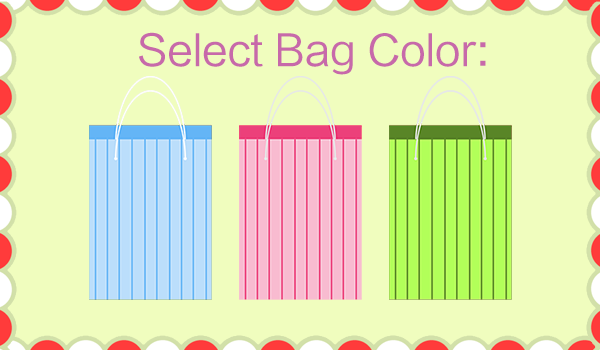
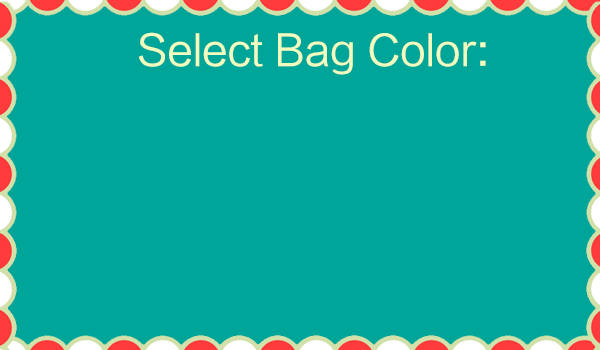
The second w=600, h=350 image is a revision of the first. Changes to its layers:
hid group "Balags" (3 layers) over [89, 76, 512, 300]
painted on "Select Bag Color:" over [139, 32, 486, 75]
painted on "Layer 1" over [6, 5, 597, 346]
